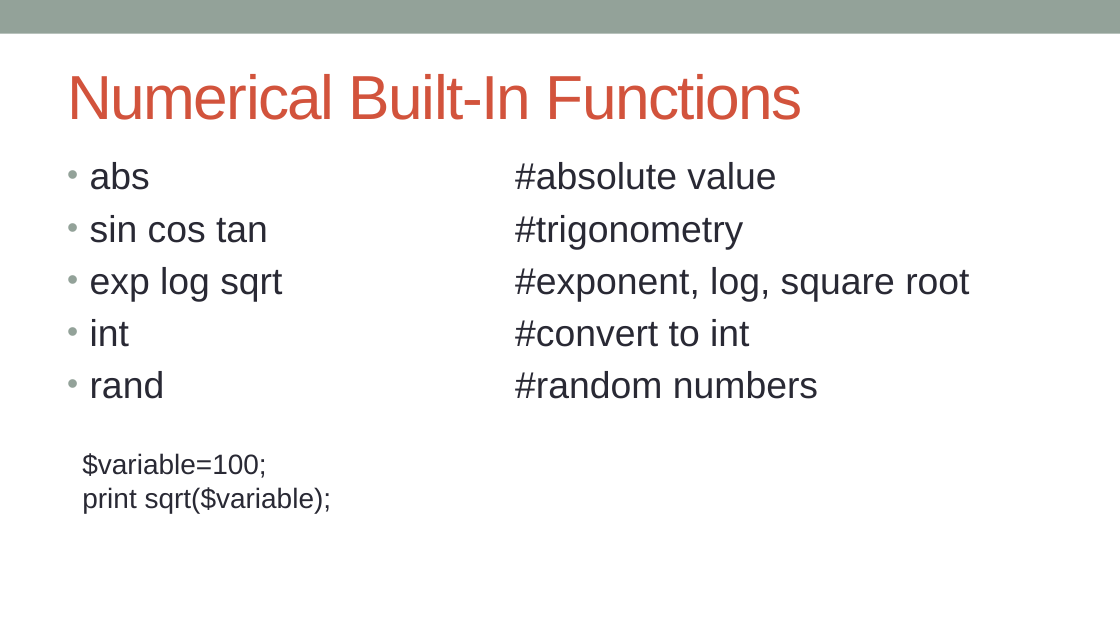
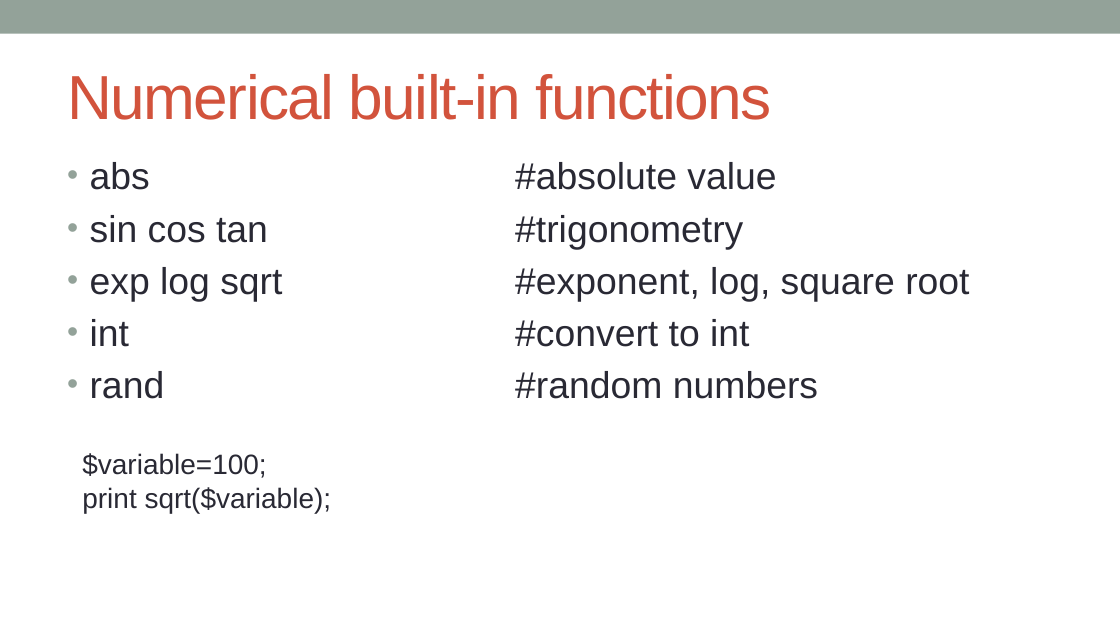
Before and after one commit to kanhu-pcr-code/bioinfo-PERL-course, a slide deck: slide 5 of PPTs/Operations_on_variables.pptx. Drawn at 1120x630 pixels with LibreOffice and Linux fonts; fonts in the diff are those of the drawing. Boxes give left, top, right and bottom in pixels: in the first picture for what was removed or moved away, otherwise in the second. Text is boxed around its words. In the diff, an @@ line names an element or a change of style, - is before the commit and + after.

```diff
--- a/PPTs/Operations_on_variables.pptx
+++ b/PPTs/Operations_on_variables.pptx
@@ title at (x1=67, y1=74, x2=771, y2=120): text changed @@
-Numerical Built-In Functions
+Numerical built-in functions
```
Also in this commit, not shown: 7 other slides changed, 3 slides added, 2 slides removed, 1 other file.
